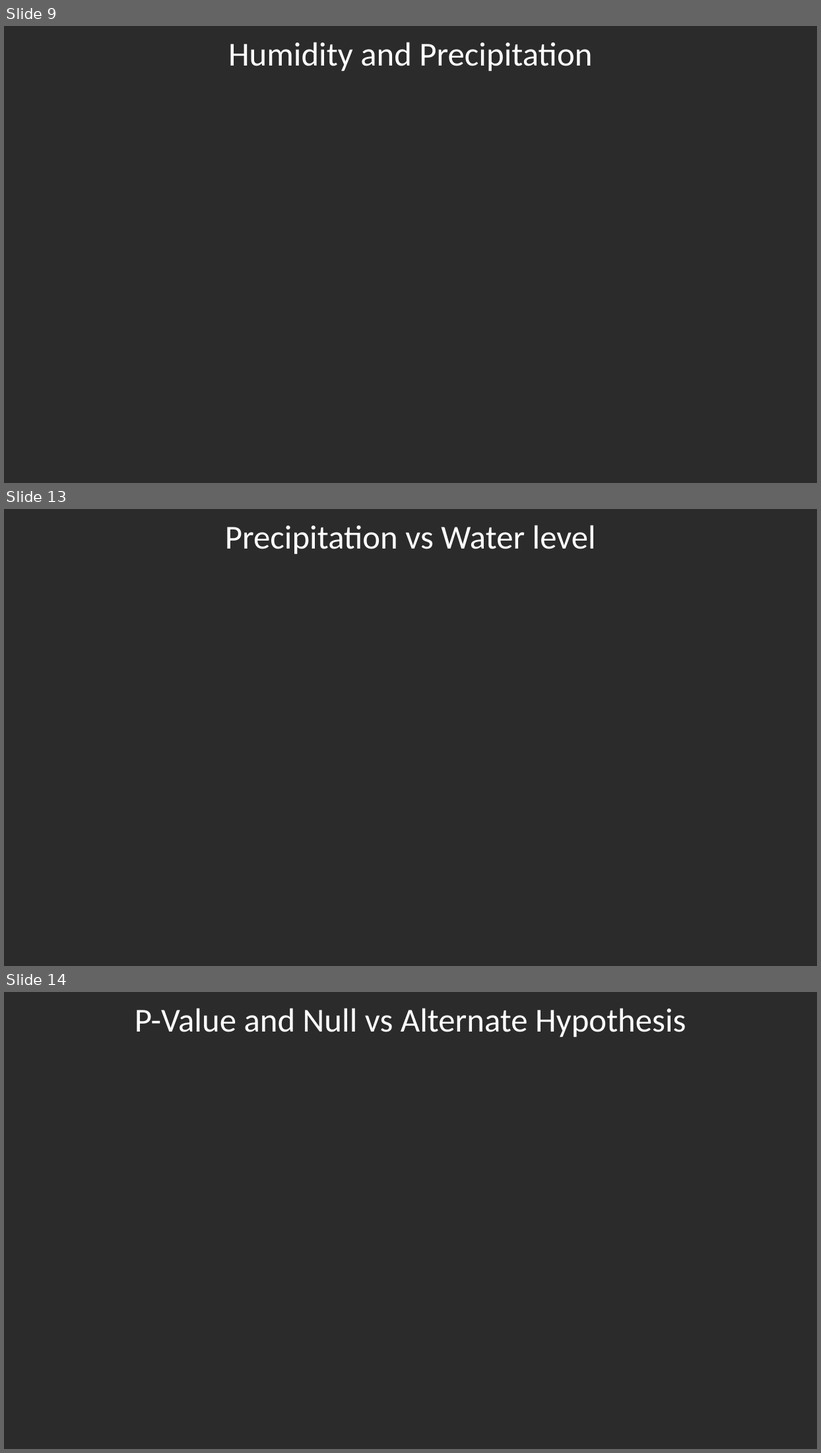
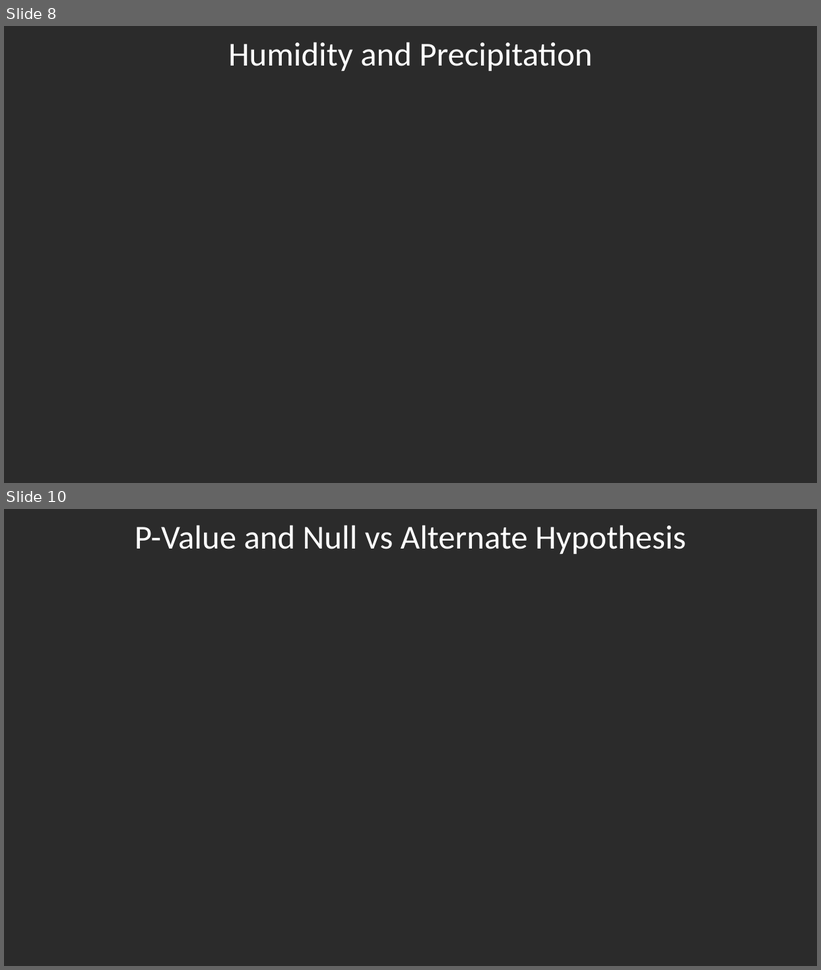
Before and after one commit to Shwetbaba/A-Review-of-the-Effectiveness-of-the-San-Antonio-Water-System-SAWS-Water-Restrictions-Policies, a slide deck: Project1_Final_Presentation_raw_format.pptx. Shown one above the other, each under a label of ours: slides 9, 13 and 14 before the commit, slides 8 and 10 after it; the slides between them are not shown. The pictures are 821x1453 and 821x970 pixels, drawn with LibreOffice and Linux fonts; fonts in the diff are those of the drawing; background and template pictures are left out; a plain dark background stands for a picture behind light text. Boxes give left, top, right and bottom in pixels: in the first picture for what was removed or moved away, otherwise in the second. Text is boxed around its words. In the diff, an @@ line names an element or a change of style, - is before the commit and + after.

```diff
--- a/Project1_Final_Presentation_raw_format.pptx
+++ b/Project1_Final_Presentation_raw_format.pptx
@@ slide 13 removed at (x1=4, y1=509, x2=817, y2=966), background picture (left out) @@
@@ title removed at (x1=225, y1=525, x2=596, y2=554) @@
-Precipitation vs Water level
@@ what was slide 9 is now slide 8 @@
@@ what was slide 14 is now slide 10 @@
```
Also in this commit, not shown: 4 slides changed, 3 slides added, 6 other slides removed.
